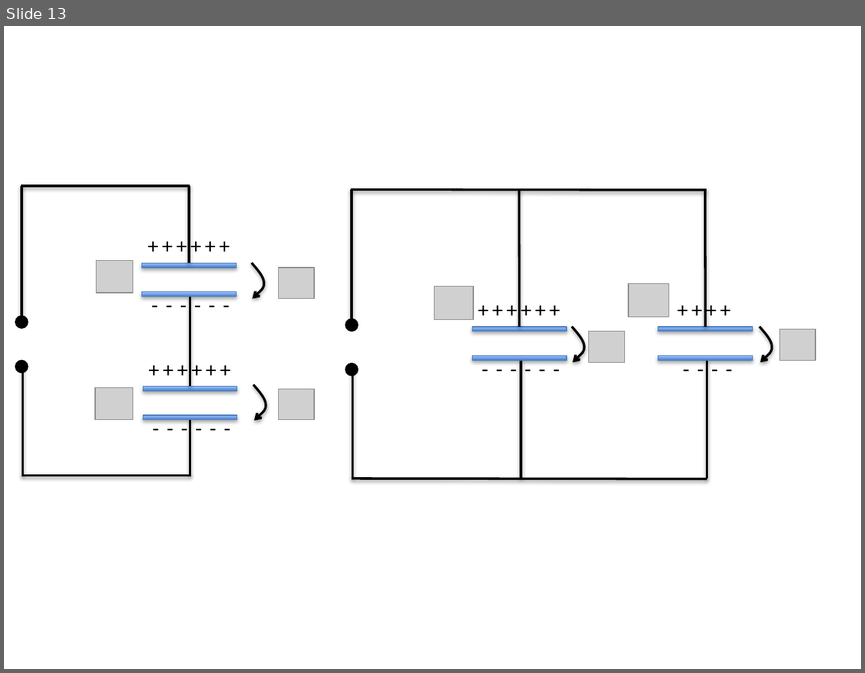
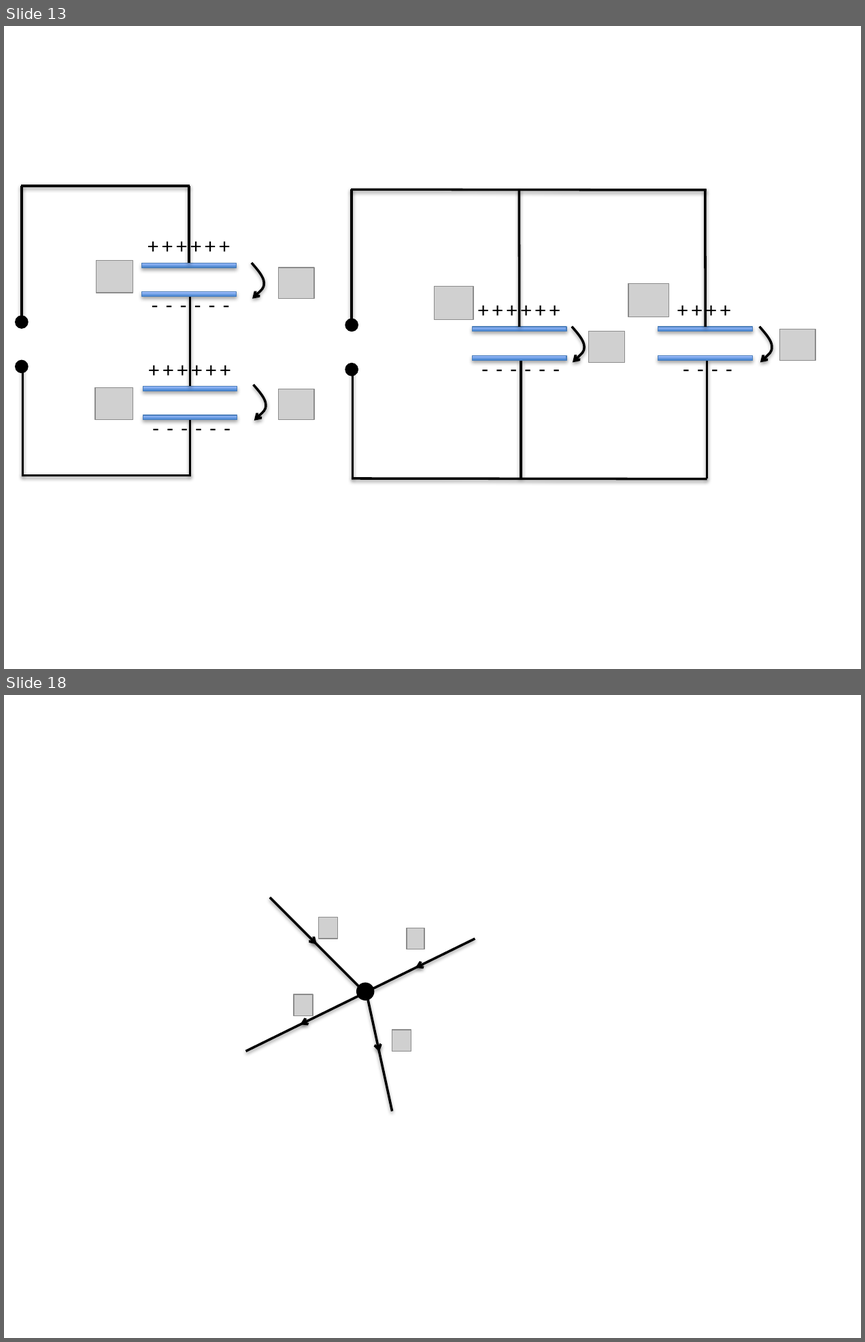
Before and after one commit to cdohl/physik2, a slide deck: figures/Presentation1.pptx. Shown one above the other, each under a label of ours: slide 13 before the commit, slides 13 and 18 after it; the slides between them are not shown. The pictures are 865x673 and 865x1342 pixels, drawn with LibreOffice and Linux fonts; fonts in the diff are those of the drawing; grey boxes stand for pictures. Boxes give left, top, right and bottom in pixels: in the first picture for what was removed or moved away, otherwise in the second. Text is boxed around its words. In the diff, an @@ line names an element or a change of style, - is before the commit and + after.

```diff
--- a/figures/Presentation1.pptx
+++ b/figures/Presentation1.pptx
@@ slide 18 added at [4,695,861,1338], background #FFFFFF @@
@@ arrow added from (270, 897) to (317, 945), #000000 2 pt @@
@@ picture added at [318,917,337,938] @@
@@ picture added at [407,928,425,949] @@
@@ arrow added from (475, 938) to (415, 968), #000000 2 pt @@
@@ line added from (313, 940) to (360, 987), #000000 2 pt @@
@@ line added from (420, 965) to (361, 994), #000000 2 pt @@
@@ picture added at [294,994,313,1015] @@
@@ arrow added from (360, 995) to (300, 1024), #000000 2 pt @@
@@ ellipse added at [357,984,373,999], fill #000000, outline #000000 2 pt @@
@@ arrow added from (366, 987) to (379, 1051), #000000 2 pt @@
@@ line added from (305, 1021) to (245, 1051), #000000 2 pt @@
@@ picture added at [392,1029,411,1051] @@
@@ line added from (379, 1047) to (392, 1110), #000000 2 pt @@
```
Also in this commit, not shown: 5 other slides added, 15 other files.
